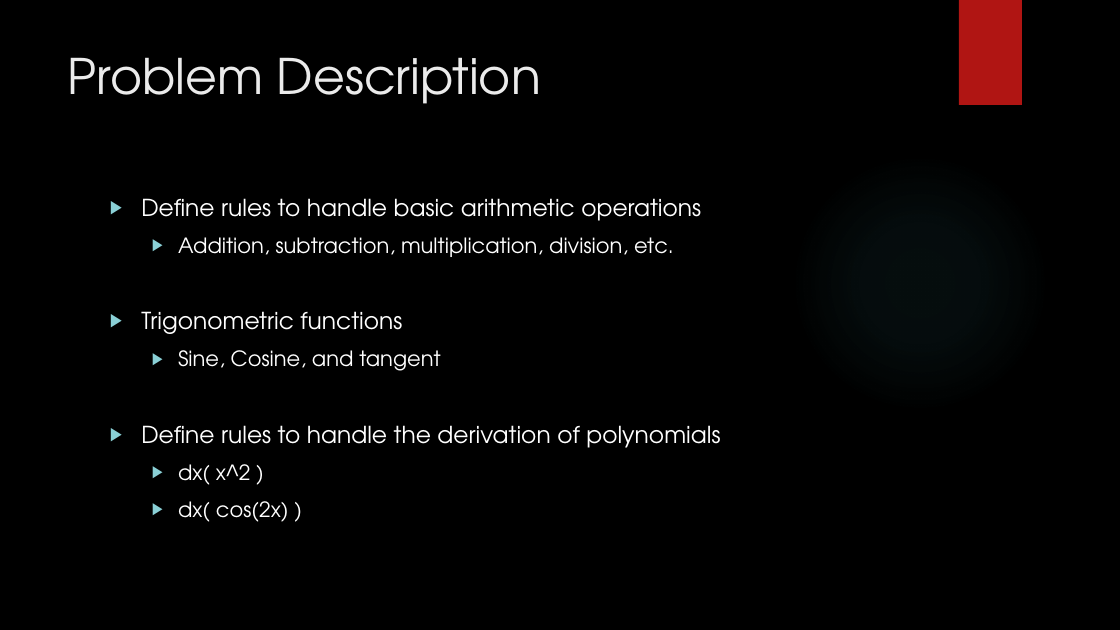
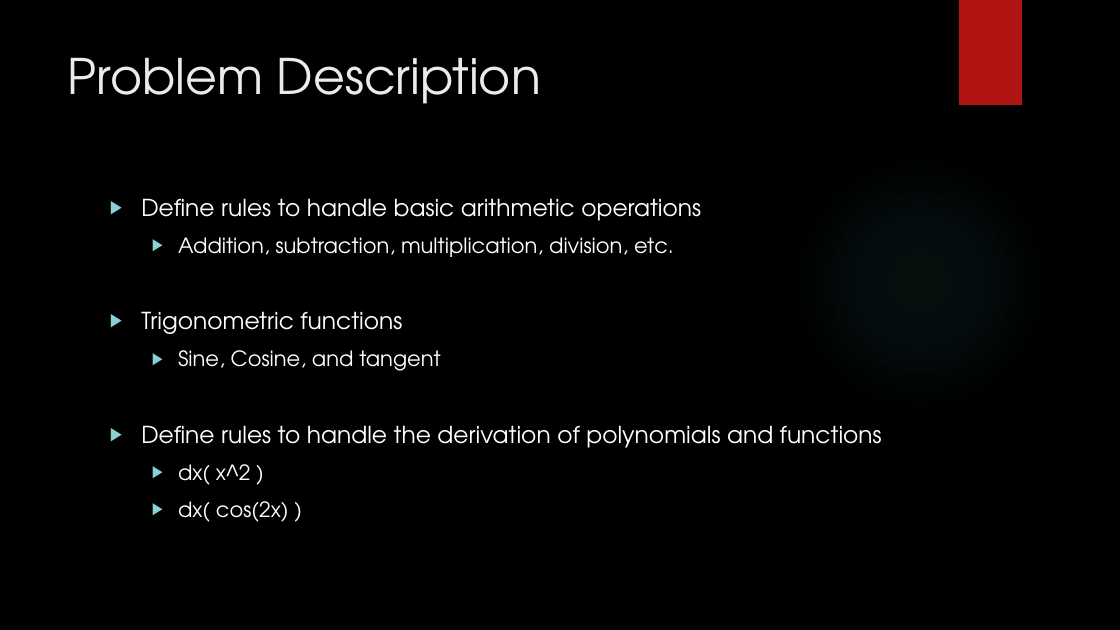
Before and after one commit to jkubath/CS5800_Project, a slide deck: slide 3 of CS5800_Presentation.pptx. Drawn at 1120x630 pixels with LibreOffice and Linux fonts; fonts in the diff are those of the drawing; background and template pictures are left out. Boxes give left, top, right and bottom in pixels: in the first picture for what was removed or moved away, otherwise in the second. Text is boxed around its words. In the diff, an @@ line names an element or a change of style, - is before the commit and + after.

Commit message:
CS5800 project

```diff
--- a/CS5800_Presentation.pptx
+++ b/CS5800_Presentation.pptx
@@ text at [141,425,882,448]: text changed @@
-▶ Define rules to handle the derivation of polynomials
+▶ Define rules to handle the derivation of polynomials and functions
```
